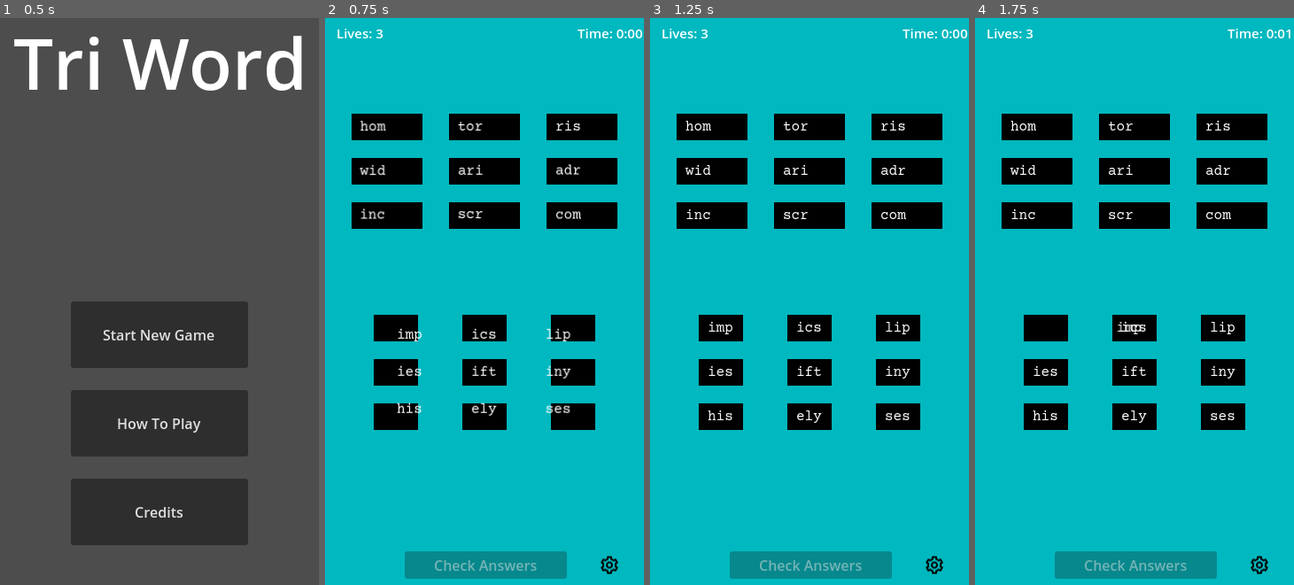
Above: before the commit, frames 1-4 (left to right).
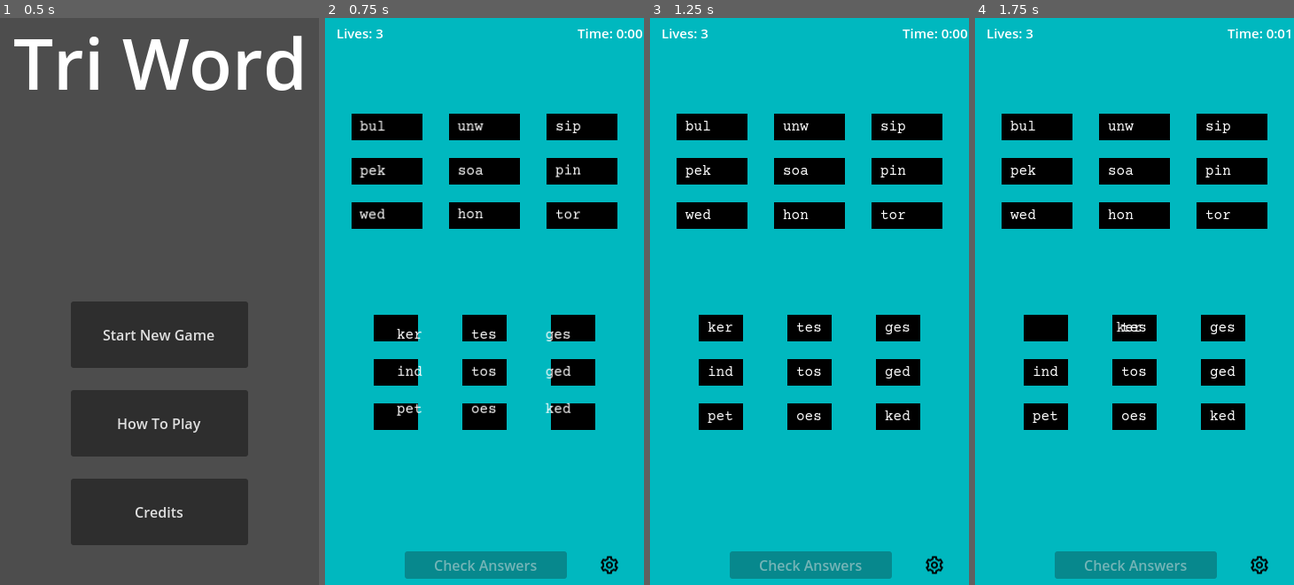
Above: after the commit, the same moments.

Repository: sparky-rss/wordproject
Game: Godot game, scene res://mainmenu.tscn
Two runs of this game, one before a commit and one after it. Both use one fixed random seed, a clock stepped at 60 frames per second and the inputs below.
Inputs (mouse positions are in pixels of both pictures, inside the frame that each line leads up to):
- Up to frame 1 (0.5 s): no input
- Up to frame 2 (0.75 s): click "Start New Game" at 0.5 s
- Up to frame 3 (1.25 s): no input
- Up to frame 4 (1.75 s): drag from (1041, 329) to (1131, 329) at 1.27 s

Frame 1 is identical in both runs. In frame 2, 1.2% of the frame differs, in the area x 10-81%, y 18-71%; in frame 3, 1.1%; in frame 4, 1.1%.

Commit message:
wordlist pruning, g through i

Diff:
--- a/node_2d.gd
+++ b/node_2d.gd
@@ -417,7 +417,7 @@
 "edible","edicts","edited","editor","educed","educes","eelier","eerier",
 "eerily","efface","effect","effete","effigy","effort","effuse","egests",
 "eggcup","eggers","egging","eggnog","egoism","egoist","egress","egrets",
-"eiders","eidola","eighth","eights","eighty","either","ejects","ekuele",
+"eiders","eidola","eighth","eights","eighty","either","ejects",
 "elands","elapse","elated","elater","elates","elbows","elders","eldest",
 "elects","eleven","elfish","elicit","elided","elides",
 "elites","elixir","eloped","eloper","elopes",
@@ -528,169 +528,167 @@
 "fusser","fusses","futile","futons","future","futzed","futzes",
 "fuzzed","fuzzes",
 #G
-"gabbed","gabber","gabble",
-"gabbro","gabies","gabion","gabled","gables","gaboon","gadded","gadder","gaddis","gadfly",
-"gadget","gadids","gadoid","gaeing","gaffed","gaffer","gaffes","gagaku","gagers","gagged",
-"gagger","gaggle","gaging","gagman","gagmen","gaiety","gaijin","gained","gainer","gainly",
-"gainst","gaited","gaiter","galago","galahs","galaxy","galeae","galeas","galena","galere",
-"galiot","galled","gallet","galley","gallic","gallon","gallop","gallus","galoot","galops",
-"galore","galosh","galyac","galyak","gamays","gambas","gambes","gambia","gambir","gambit",
-"gamble","gambol","gamely","gamers","gamest","gamete","gamier","gamily","gamine","gaming",
-"gamins","gammas","gammed","gammer","gammon","gamuts","gander","ganefs","ganevs","ganged",
-"ganger","gangly","gangue","ganjah","ganjas","gannet","ganofs","ganoid","gantry","gaoled",
-"gaoler","gapers","gaping","gapped","garage","garbed","garble","garcon","gardai","garden",
-"garget","gargle","garish","garlic","garner","garnet","garote","garred","garret","garron",
-"garter","garths","garvey","gasbag","gascon","gashed","gasher","gashes","gasify","gasket",
-"gaskin","gaslit","gasman","gasmen","gasped","gasper","gassed","gasser","gasses","gasted",
-"gaster","gateau","gaters","gather","gating","gators","gauche","gaucho","gauged","gauger",
-"gauges","gaults","gaumed","gauzes","gavage","gavels","gavial","gavots","gawked","gawker",
-"gawped","gawper","gawsie","gayals","gaydar","gayest","gayety","gazabo","gazars","gazebo",
-"gazers","gazing","gazoos","gazump","geared","gecked","geckos","geegaw","geeing","geeked",
-"geests","geezer","geisha","gelada","gelant","gelate","gelati","gelato","gelcap","gelded",
-"gelder","gelees","gelled","gemmae","gemmed","gemote","gemots","gender","genera","genets",
-"geneva","genial","genies","genips","genius","genoas","genome","genoms","genres","genros",
-"gentes","gentil","gentle","gently","gentoo","gentry","geodes","geodic","geoids","gerahs",
-"gerbil","gerent","german","germen","gerund","gestes","gestic","getter","getups","gewgaw",
-"geyser","gharri","gharry","ghauts","ghazis","gherao","ghetto","ghibli","ghosts","ghosty",
-"ghouls","ghylls","giants","giaour","gibbed","gibber","gibbet","gibbon","gibers","gibing",
-"giblet","gibson","giddap","gieing","gifted","giftee","gigged","giggle","giggly","giglet",
-"giglot","gigolo","gigots","gigues","gilded","gilder","gilled","giller","gillie","gimbal",
-"gimels","gimlet","gimmal","gimmes","gimmie","gimped","gingal","ginger","gingko","ginkgo",
-"ginned","ginner","gipons","gipped","gipper","girded","girder","girdle","girlie","girned",
-"girons","girted","girths","gismos","gitano","gitted","gittin","givens","givers","giving",
-"gizmos","glaces","glacis","glades","gladly","glaire","glairs","glairy","glaive","glamor",
-"glance","glands","glared","glares","glassy","glazed","glazer","glazes","gleams","gleamy",
-"gleans","glebae","glebes","gledes","gleeds","gleeks","gleets","gleety","glegly","gleyed",
-"glibly","glided","glider","glides","gliffs","glimed","glimes","glints","glinty","glioma",
-"glitch","glitzy","gloams","gloats","global","globby","globed","globes","globin","gloggs",
-"glomus","glooms","gloomy","gloppy","gloria","glossa","glossy","glosts","glouts","gloved",
-"glover","gloves","glowed","glower","glozed","glozes","glucan","gluers","gluier","gluily",
-"gluing","glumes","glumly","glumpy","glunch","gluons","glutei","gluten","glutes","glycan",
-"glycin","glycol","glycyl","glyphs","gnarls","gnarly","gnarrs","gnatty","gnawed","gnawer",
-"gneiss","gnomes","gnomic","gnomon","gnoses","gnosis","goaded","goaled","goalie","goanna",
-"goatee","gobang","gobans","gobbed","gobbet","gobble","gobies","goblet","goblin","goboes",
-"gobony","goddam","godded","godets","godown","godson","godwit","gofers","goffer","goggle",
-"goggly","goglet","goings","goiter","goitre","golden","golder","golems","golfed","golfer",
-"golosh","gombos","gomers","gomuti","gonads","gonefs","goners","gonged","goniff","gonifs",
-"gonion","gonium","gonofs","gonoph","goober","goodby","goodie","goodly","goofed","googly",
-"googol","gooier","gooney","goonie","gooral","goosed","gooses","goosey","gopher","gorals",
-"gorged","gorger","gorges","gorget","gorgon","gorhen","gorier","gorily","goring","gormed",
-"gorses","gospel","gossan","gossip","gotcha","gothic","gotten","gouged","gouger","gouges",
-"gourde","gourds","govern","gowans","gowany","gowned","goyish","graals","grabby","graben",
-"graced","graces","graded","grader","grades","gradin","gradus","grafts","graham","grails",
-"grains","grainy","gramas","gramma","gramme","grampa","gramps","grands","grange","granny",
-"grants","granum","grapes","grapey","graphs","grappa","grasps","grassy","grated","grater",
-"grates","gratin","gratis","graved","gravel","graven","graver","graves","gravid","grayed",
-"grayer","grayly","grazed","grazer","grazes","grease","greasy","greats","greave","grebes",
-"greeds","greedy","greens","greeny","greets","gregos","greige","gremmy","greyed","greyer",
-"greyly","grided","grides","griefs","grieve","griffe","griffs","grifts","grigri","grille",
-"grills","grilse","grimed","grimes","grimly","grinch","grinds","gringa","gringo","griots",
-"griped","griper","gripes","gripey","grippe","grippy","grisly","grison","grists","griths",
-"gritty","grivet","groans","groats","grocer","groggy","groins","grooms","groove","groovy",
-"groped","groper","gropes","grosze","groszy","grotto","grotty","grouch","ground","groups",
-"grouse","grouts","grouty","groved","grovel","groves","grower","growls","growly","growth",
-"groyne","grubby","grudge","gruels","gruffs","gruffy","grugru","grumes","grumps","grumpy",
-"grunge","grungy","grunts","grutch","guacos","guaiac","guanay","guanin","guanos","guards",
-"guavas","guenon","guests","guffaw","guggle","guglet","guided","guider","guides","guidon",
-"guilds","guiled","guiles","guilts","guilty","guimpe","guinea","guiros","guised","guises",
-"guitar","gulags","gulden","gulfed","gulled","gullet","gulley","gulped","gulper","gumbos",
-"gummas","gummed","gummer","gundog","gunite","gunman","gunmen","gunned","gunnel","gunnen",
-"gunner","gunsel","gurged","gurges","gurgle","gurnet","gurney","gushed","gusher","gushes",
-"gusset","gussie","gusted","guttae","gutted","gutter","guttle","guying","guyots","guzzle",
-"gweduc","gybing","gyozas","gypped","gypper","gypsum","gyrase","gyrate","gyrene","gyring",
-"gyrons","gyrose","gyttja","gyving",
+"gabbed","gabber",
+"gabled","gables","gadded","gadder","gadfly",
+"gadget","gaffed","gaffer","gaffes","gagers","gagged",
+"gagger","gaggle","gaging","gaiety","gained","gainer","gainly",
+"gaited","gaiter","galaxy",
+"galled","galley","gallic","gallon","gallop","galoot",
+"galore","galosh","gambit",
+"gamble","gambol","gamely","gamers","gamete","gamier","gamily","gamine","gaming",
+"gamins","gammas","gander","ganged",
+"ganger","gangly","ganjas","gannet",
+"gapers","gaping","gapped","garage","garbed","garble","garden",
+"gargle","garish","garlic","garner","garnet",
+"garter","gasbag","gashed","gasher","gashes","gasify","gasket",
+"gasped","gasper","gassed","gasser","gasses","gasted",
+"gather","gating","gators","gauged","gauger",
+"gauges","gauzes","gavage","gavels","gawked","gawker",
+"gawped","gawper","gayest","gazebo",
+"gazers","gazing","geared","geckos","geeked",
+"geezer","geisha","gelato","gelded",
+"gelder","gelees","gelled","gender",
+"genial","genies","genius","genome","genres",
+"gentle","gently","gentry","geodes","geodic","geoids",
+"gerbil","german","gerund","gestes","getter","getups",
+"geyser","ghetto","ghosts",
+"ghouls","giants","gibbed","gibber","gibbet","gibbon","gibers","gibing",
+"giblet","gifted","giftee","gigged","giggle","giggly",
+"gigolo","gilded","gilder","gilled","giller","gimbal",
+"gimlet","gimmes","gimmie","gimped","ginger","gingko","ginkgo",
+"ginned","ginner","girded","girder","girdle","girlie",
+"girths","givens","givers","giving",
+"gizmos","glades","gladly","glaive","glamor",
+"glance","glands","glared","glares","glassy","glazed","glazer","glazes","gleams",
+"gleans","gleeks",
+"glibly","glided","glider","glides","glints",
+"glitch","glitzy","gloams","gloats","global","globed","globes",
+"glooms","gloomy","gloppy","glossy","gloved",
+"glover","gloves","glowed","glower","gluers","gluier","gluily",
+"gluing","glumly","gluons","gluten","glutes","glycan",
+"glycol","glyphs","gnarls","gnarly","gnatty","gnawed","gnawer",
+"gneiss","gnomes","gnomic","gnosis","goaded","goaled","goalie",
+"goatee","gobble","goblet","goblin",
+"godson","gofers","goggle",
+"goggly","goings","goiter","golden","golder","golems","golfed","golfer",
+"gonads","goners","gonged",
+"goober","goodie","goodly","goofed","googly",
+"googol","gooier","goonie","goosed","gooses","goosey","gopher",
+"gorged","gorger","gorges","gorgon","gorier","gorily","goring",
+"gospel","gossip","gotcha","gothic","gotten","gouged","gouger","gouges",
+"gourds","govern","gowned","grabby",
+"graced","graces","graded","grader","grades","grafts","graham","grails",
+"grains","grainy","grands","grange","granny",
+"grants","grapes","grapey","graphs","grappa","grasps","grassy","grated","grater",
+"grates","graved","gravel","graven","graver","graves","grayed",
+"grayer","grayly","grazed","grazer","grazes","grease","greasy","greats","greave",
+"greedy","greens","greets","greyed","greyer",
+"greyly","griefs","grieve","grifts",
+"grills","grimed","grimes","grimly","grinch","grinds",
+"griped","griper","gripes","grippy","grisly","grists",
+"gritty","groans","grocer","groggy","groins","grooms","groove","groovy",
+"groped","groper","gropes","grotto","grouch","ground","groups",
+"grouse","grouts","groved","grovel","groves","grower","growls","growly","growth",
+"grubby","grudge","gruels","gruffs","gruffy","grumps","grumpy",
+"grunge","grungy","grunts","guanos","guards",
+"guavas","guests","guffaw","guided","guider","guides",
+"guilds","guiled","guiles","guilts","guilty","guises",
+"guitar","gulags","gulfed","gullet","gulley","gulped","gulper","gumbos",
+"gummed","gunman","gunmen","gunned",
+"gunner","gurgle","gurney","gushed","gusher","gushes",
+"gusset","gusted","gutted","gutter","guzzle",
+"gypsum","gyrate",
 #H
-"habile","habits","haboob","haceks","hacked","hackee",
-"hacker","hackie","hackle","hackly","hading","hadith","hadjee","hadjes","hadjis","hadron",
-"haeing","haemal","haemic","haemin","haeres","haffet","haffit","hafted","hafter","hagbut",
-"hagdon","hagged","haggis","haggle","haikus","hailed","hailer","haints","hairdo","haired",
-"hajjes","hajjis","hakeem","hakims","halala","halals","halers","haleru","halest","halide",
-"halids","haling","halite","hallah","hallal","hallel","halloa","halloo","hallos","hallot",
-"hallow","hallux","halmas","haloed","haloes","haloid","halons","halted","halter","halutz",
-"halvah","halvas","halved","halves","hamada","hamals","hamate","hamaul","hamlet","hammal",
-"hammam","hammed","hammer","hamper","hamuli","hamzah","hamzas","hances","handax","handed",
-"hander","handle","hangar","hanged","hanger","hangul","hangup","haniwa","hanked","hanker",
-"hankie","hansas","hansel","hanses","hansom","hanted","hantle","haoles","happed","happen",
-"hapten","haptic","harass","harbor","harden","harder","hardly","hareem","harems","haring",
-"harked","harken","harlot","harmed","harmer","harmin","harped","harper","harpin","harrow",
-"hartal","hashed","hashes","haslet","hasped","hassel","hassle","hasted","hasten","hastes",
-"hatbox","haters","hatful","hating","hatpin","hatred","hatted","hatter","haughs","hauled",
-"hauler","haulms","haulmy","haunch","haunts","hausen","havens","havers","having","havior",
-"havocs","hawala","hawing","hawked","hawker","hawkey","hawkie","hawser","hawses","hayers",
-"haying","haymow","hazans","hazard","hazels","hazers","hazier","hazily","hazing","hazmat",
-"hazzan","headed","header","healed","healer","health","heaped","heaper","hearer","hearse",
-"hearth","hearts","hearty","heated","heater","heaths","heathy","heaume","heaved","heaven",
-"heaver","heaves","heckle","hectic","hector","heddle","heders","hedged","hedger","hedges",
-"heeded","heeder","heehaw","heeled","heeler","heezed","heezes","hefted","hefter","hegari",
-"hegira","heifer","height","heiled","heinie","heired","heishi","heists","hejira","heliac",
-"helios","helium","helled","heller","hellos","helmed","helmet","helots","helped","helper",
-"helved","helves","hemins","hemmed","hemmer","hemoid","hempen","hempie","henbit","henges",
-"henley","hennas","henrys","hented","hepcat","hepper","heptad","herald","herbal","herbed",
-"herded","herder","herdic","hereat","hereby","herein","hereof","hereon","heresy","hereto",
-"heriot","hermae","hermai","hermit","hernia","heroes","heroic","heroin","herons","herpes",
-"hetero","hetman","heuchs","heughs","hewers","hewing","hexade","hexads","hexane","hexers",
-"hexing","hexone","hexose","hexyls","heyday","heydey","hiatal","hiatus","hiccup","hickey",
-"hickie","hidden","hiders","hiding","hieing","hiemal","higgle","higher","highly","highth",
-"hights","hijabs","hijack","hijrah","hijras","hikers","hiking","hilled","hiller","hilloa",
-"hillos","hilted","hinder","hinged","hinger","hinges","hinted","hinter","hipped","hipper",
-"hippie","hippos","hirees","hirers","hiring","hirple","hirsel","hirsle","hispid","hissed",
-"hisser","hisses","histed","hither","hitman","hitmen","hitter","hiving","hoagie","hoards",
+"habile","habits","hacked",
+"hacker","hackle","hadjis","hadron",
+"haemic","haggis","haggle","haikus","hailed","hailer","haints","hairdo","haired",
+"hajjis","halest","halide",
+"halids","halite","halloa",
+"hallow","haloed","haloes","haloid","halons","halted","halter",
+"halvah","halved","halves",
+"hammed","hammer","hamper","handed",
+"hander","handle","hangar","hanged","hanger","hangup","hanker",
+"hankie","happen",
+"haptic","harass","harbor","harden","harder","hardly","harems",
+"harked","harken","harlot","harmed","harmer","harped","harper","harrow",
+"hashed","hashes","hasped","hassel","hassle","hasten","hastes",
+"hatbox","haters","hatful","hating","hatpin","hatred","hatted","hatter","hauled",
+"hauler","haunch","haunts","havens","havers","having",
+"havocs","hawing","hawked","hawker",
+"hazard","hazels","hazers","hazier","hazily","hazing","hazmat",
+"headed","header","healed","healer","health","heaped","heaper","hearer","hearse",
+"hearth","hearts","hearty","heated","heater","heaths","heaved","heaven",
+"heaver","heaves","heckle","hectic","hector","hedged","hedger","hedges",
+"heeded","heeder","heehaw","heeled","heeler","hefted","hefter",
+"heifer","height","heinie","heired","heists",
+"helium","helled","heller","hellos","helmed","helmet","helped","helper",
+"hemmed","hemmer","hempen","henges",
+"hennas","hepcat","heptad","herald","herbal","herbed",
+"herded","herder","hereby","herein","hereof","hereon","heresy","hereto",
+"hermit","hernia","heroes","heroic","herons","herpes",
+"hetero","hewing","hexade","hexads","hexane","hexers",
+"hexing","hexyls","heyday","hiatus","hiccup","hickey",
+"hickie","hidden","hiders","hiding","hieing","higher","highly",
+"hijabs","hijack","hikers","hiking","hilled",
+"hilted","hinder","hinged","hinger","hinges","hinted","hinter","hipped","hipper",
+"hippie","hippos","hirees","hirers","hiring","hissed",
+"hisser","hisses","hither","hitman","hitmen","hitter","hoagie","hoards",
 "hoarse","hoaxed","hoaxer","hoaxes","hobbed","hobber","hobbit","hobble","hobnob","hoboed",
-"hoboes","hocked","hocker","hockey","hodads","hodden","hoddin","hoeing","hogans","hogged",
-"hogger","hogget","hognut","hogtie","hoicks","hoiden","hoised","hoises","hoists","hokier",
-"hokily","hoking","hokums","holard","holden","holder","holdup","holier","holies","holily",
-"holing","holism","holist","holked","hollas","holler","holloa","holloo","hollos","hollow",
-"holmic","holpen","homage","hombre","homely","homers","homeys","homier","homies","homily",
-"homing","hominy","hommos","honans","honcho","hondas","hondle","honers","honest","honeys",
-"honied","honing","honked","honker","honkey","honkie","honors","honour","hooded","hoodie",
+"hoboes","hocked","hocker","hockey","hoeing","hogged",
+"hogger","hogtie","hoists","hokier",
+"hokily","hokums","holden","holder","holdup","holier","holies","holily",
+"holing","holism","holist","holler","hollow",
+"homage","homely","homers","homier","homies","homily",
+"homing","hominy","honers","honest","honeys",
+"honied","honing","honked","honker","honors","hooded","hoodie",
 "hoodoo","hooeys","hoofed","hoofer","hookah","hookas","hooked","hooker","hookey","hookup",
-"hoolie","hooped","hooper","hoopla","hoopoe","hoopoo","hoorah","hooray","hootch","hooted",
-"hooter","hooved","hoover","hooves","hopers","hoping","hopped","hopper","hopple","horahs",
-"horary","horded","hordes","horned","hornet","horrid","horror","horsed","horses","horsey",
-"horste","horsts","hosels","hosers","hoseys","hosier","hosing","hostas","hosted","hostel",
-"hostly","hotbed","hotbox","hotdog","hotels","hotrod","hotted","hotter","hottie","houdah",
-"hounds","houris","hourly","housed","housel","houser","houses","hovels","hovers","howdah",
-"howdie","howffs","howked","howled","howler","howlet","hoyden","hoyles","hryvna","hubbly",
-"hubbub","hubcap","hubris","huckle","huddle","huffed","hugely","hugest","hugged","hugger",
-"huipil","hulked","hulled","huller","hulloa","hulloo","hullos","humane","humans","humate",
-"humble","humbly","humbug","humeri","hummed","hummer","hummus","humors","humour","humped",
-"humper","humphs","humvee","hunger","hungry","hunker","hunkey","hunkie","hunted","hunter",
-"huppah","hurdle","hurled","hurler","hurley","hurrah","hurray","hursts","hurter","hurtle",
-"hushed","hushes","husked","husker","hussar","hustle","hutted","hutzpa","huzzah","huzzas",
-"hyaena","hyalin","hybrid","hybris","hydrae","hydras","hydria","hydric","hydrid","hydros",
-"hyenas","hyenic","hyetal","hymens","hymnal","hymned","hyoids","hypers","hyphae","hyphal",
-"hyphen","hyping","hypnic","hypoed","hysons","hyssop",
+"hooped","hooper","hoopla","hoopoe","hoorah","hooray","hooted",
+"hooter","hooved","hooves","hopers","hoping","hopped","hopper",
+"horded","hordes","horned","hornet","horrid","horror","horsed","horses","horsey",
+"hosing","hostas","hosted","hostel",
+"hostly","hotbed","hotbox","hotdog","hotels","hotrod","hotted","hotter","hottie",
+"hounds","hourly","housed","houser","houses","hovels","hovers",
+"howled","howler",
+"hubbub","hubcap","hubris","huddle","huffed","hugely","hugest","hugged","hugger",
+"hulked","hulled","huller","humane","humans",
+"humble","humbly","humbug","humeri","hummed","hummer","hummus","humors","humped",
+"humper","humphs","humvee","hunger","hungry","hunker","hunted","hunter",
+"huppah","hurdle","hurled","hurler","hurrah","hurray","hurter","hurtle",
+"hushed","hushes","husked","husker","hussar","hustle","hutted","huzzah",
+"hybrid","hydrae","hydras","hydric","hydros",
+"hyenas","hyenic","hymnal","hymned","hyphae","hyphal",
+"hyphen","hyping","hypnic","hyssop",
 #I
-"iambic","iambus","iatric","ibexes",
-"ibices","ibidem","ibises","icebox","icecap","iceman","icemen","ichors","icicle","iciest",
-"icings","ickers","ickier","ickily","icones","iconic","ideals","ideate","idiocy","idioms",
-"idiots","idlers","idlest","idling","idylls","iffier","igging","igloos","ignify","ignite",
-"ignore","iguana","ihrams","ilexes","iliads","illest","illite","illude","illume","imaged",
-"imager","images","imagos","imaret","imaums","imbalm","imbark","imbeds","imbibe","imbody",
-"imbrue","imbued","imbues","imides","imidic","imines","immane","immesh","immies","immune",
-"immure","impact","impair","impala","impale","impark","impart","impawn","impede","impels",
-"impend","imphee","imping","impish","impled","impone","import","impose","impost","improv",
-"impugn","impure","impute","inaner","inanes","inarch","inarms","inborn","inbred","incage",
-"incant","incase","incent","incept","incest","inched","incher","inches","incise","incite",
-"inclip","incogs","income","incony","incubi","incult","incurs","incuse","indaba","indeed",
-"indene","indent","indict","indies","indign","indigo","indite","indium","indole","indols",
-"indoor","indows","indris","induce","induct","indued","indues","indult","inerts","infall",
-"infamy","infant","infare","infect","infers","infest","infill","infirm","inflow","influx",
-"infold","inform","infuse","ingate","ingest","ingles","ingots","ingulf","inhale","inhaul",
-"inhere","inhume","inions","inject","injure","injury","inkers","inkier","inking","inkjet",
-"inkles","inkpot","inlace","inlaid","inland","inlays","inlets","inlier","inmate","inmesh",
-"inmost","innage","innate","inners","inning","inpour","inputs","inroad","inruns","inrush",
-"insane","inseam","insect","insert","insets","inside","insist","insole","insoul","inspan",
-"instal","instar","instep","instil","insult","insure","intact","intake","intend","intent",
-"intern","inters","intima","intime","intine","intomb","intone","intort","intown","intron",
-"intros","intuit","inturn","inulin","inured","inures","inurns","invade","invars","invent",
-"invert","invest","invite","invoke","inwall","inward","inwind","inwove","inwrap","iodate",
-"iodide","iodids","iodine","iodins","iodise","iodism","iodize","iodous","iolite","ionics",
-"ionise","ionium","ionize","ionone","ipecac","irades","irater","ireful","irenic","irides",
-"iridic","irised","irises","iritic","iritis","irking","irokos","ironed","ironer","irones",
-"ironic","irreal","irrupt","isatin","ischia","island","islets","isling","isobar","isogon",
-"isohel","isolog","isomer","isopod","isseis","issued","issuer","issues","isthmi","istles",
-"italic","itched","itches","itemed","iterum","itself","ixodid","ixoras","ixtles","izzard",
+"iambic","ibexes",
+"ibises","icebox","icecap","iceman","icemen","ichors","icicle","iciest",
+"icings","ickier","ickily","iconic","ideals","ideate","idiocy","idioms",
+"idiots","idlers","idlest","idling","idylls","iffier","igloos","ignify","ignite",
+"ignore","iguana","illest","illume","imaged",
+"imager","images","imbibe",
+"imbued","imbues","immune",
+"impact","impair","impala","impale","impart","impede","impels",
+"impend","impish","import","impose","improv",
+"impugn","impure","impute","inaner","inborn","inbred",
+"incant","incent","incept","incest","inched","incher","inches","incise","incite",
+"income","incubi","incurs","indeed",
+"indent","indict","indies","indigo","indium",
+"indoor","induce","induct","inerts","infall",
+"infamy","infant","infect","infers","infest","infill","infirm","inflow","influx",
+"infold","inform","infuse","ingest","ingots","inhale",
+"inject","injure","injury","inkers","inkier","inking","inkjet",
+"inkpot","inlaid","inland","inlays","inlets","inmate",
+"innate","inners","inning","inputs","inroad",
+"insane","inseam","insect","insert","insets","inside","insist","insole",
+"instep","instil","insult","insure","intact","intake","intend","intent",
+"intern","inters",
+"intros","intuit","inured","inures","inurns","invade","invent",
+"invert","invest","invite","invoke","inward","iodate",
+"iodide","iodine","iolite","ionics",
+"ionize","ipecac","irater","ireful",
+"iridic","irised","irises","iritic","iritis","irking","ironed","ironer",
+"ironic","irreal","island","islets","isobar","isogon",
+"isolog","isomer","isopod","issued","issuer","issues","isthmi",
+"italic","itched","itches","itemed","itself",
 #J
 "jabbed","jabber","jabiru","jabots","jacals","jacana","jackal","jacked","jacker","jacket",
 "jading","jadish","jaeger","jagers","jagged","jagger","jagras","jaguar","jailed","jailer",
